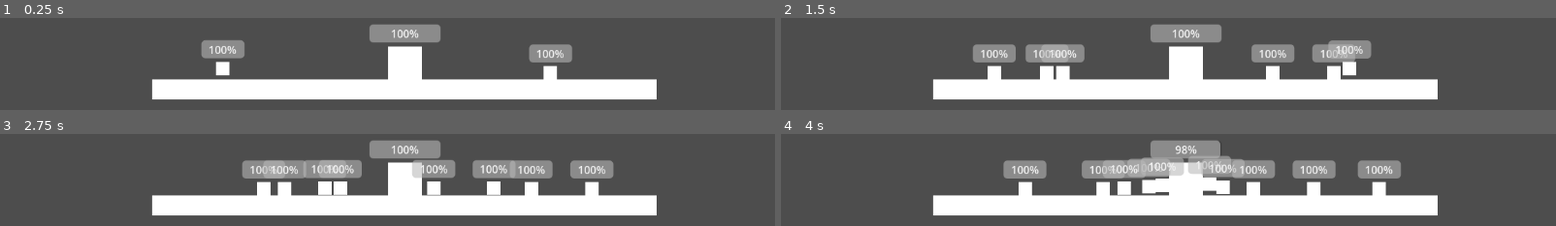
Above: before the commit, frames 1-4 (two rows, left to right).
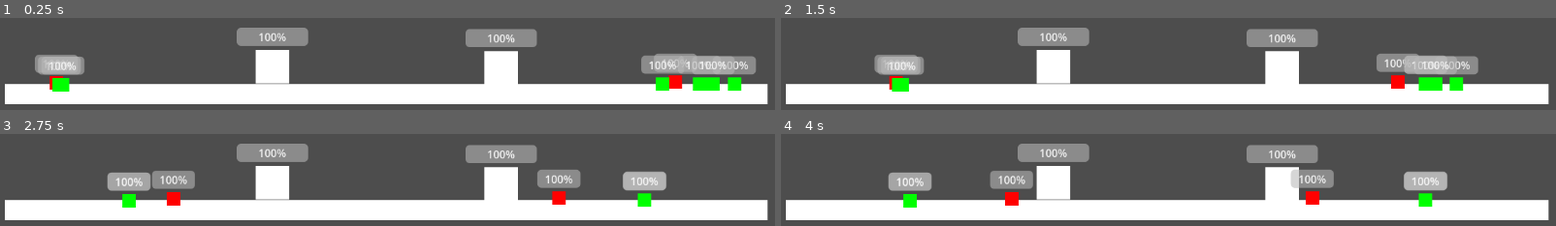
Above: after the commit, the same moments.

Repository: LeonardoSeijiNakayama/DACC_Station2-G1
Game: Godot game, scene res://enemies/enemy_test_world.tscn
Two runs of this game, one before a commit and one after it. Both use one fixed random seed, a clock stepped at 60 frames per second and the inputs below. This scene is started directly instead of the project's main scene.
Inputs (mouse positions are in pixels of both pictures, inside the frame that each line leads up to):
- Up to frame 1 (0.25 s): no input
- Up to frame 2 (1.5 s): tap Enter (ui_accept) at 0.5, 0.77 s; move the mouse to (outside the picture) at 0.52 s; move the mouse to (outside the picture) at 1.27 s
- Up to frame 3 (2.75 s): tap Enter (ui_accept) at 1.52 s; move the mouse to (outside the picture) at 2.02 s
- Up to frame 4 (4 s): move the mouse to (outside the picture) at 2.77 s; tap Enter (ui_accept) at 3.02, 3.77 s; move the mouse to (outside the picture) at 3.52 s

The runs differ from the first frame. In frame 1, 32% of the frame differs, in the area x 0-100%, y 7-94%; in frame 2, 33%; in frame 3, 34%; in frame 4, 37%.

Commit message:
Implementei melhorias no sistema de spawn

Diff:
--- a/enemies/BaseHealth.gd
+++ b/enemies/BaseHealth.gd
@@ -1,7 +1,7 @@
 extends Node
 class_name BaseHealth
 
-@export var MAXIMUM_HEALTH = 100.0
+@export var MAXIMUM_HEALTH = 1000000.0
 @export var CURRENT_HEALTH = MAXIMUM_HEALTH
 @onready var _health_bar:ProgressBar = $"../HealthBar"
 @onready var _base:StaticBody2D = $".."
--- a/enemies/EnemyAttack.gd
+++ b/enemies/EnemyAttack.gd
@@ -1,34 +1,48 @@
 extends Node
+class_name  EnemyAttack
 
-@onready var _attack_range = $"../AttackArea"
-@onready var _attack_timer = $AttackTimer
+@onready var _melee_attack_range = $"../AttackAreaMelee"
+@onready var _melee_attack_timer = $MeleeAttackTimer
+@onready var _ranged_attack_range = $"../AttackAreaRanged"
+@onready var _ranged_attack_timer = $RangedAttackTimer
+@onready var _skin:MeshInstance2D = $"../MeshInstance2D"
 
+var type = 1
 var base_in_range = false
 var base_ref:StaticBody2D = null
 
+
 func _ready() -> void:
-	pass
+	match type:
+		1:
+			_melee_attack_range.monitoring = true
+			_melee_attack_range.monitorable = true
+			_ranged_attack_range.monitoring = false
+			_ranged_attack_range.monitorable = false
+			_skin.modulate = Color(1.0, 0.0, 0.0, 1.0)
+		2:
+			_melee_attack_range.monitoring = false
+			_melee_attack_range.monitorable = false
+			_ranged_attack_range.monitoring = true
+			_ranged_attack_range.monitorable = true
+			_skin.modulate = Color(0.0, 1.0, 0.0, 1.0)
 
 
-func _process(delta: float) -> void:
-	pass
 
 
 func _on_attack_area_body_entered(body: Node2D) -> void:
 	if body.is_in_group("Base"):
 		base_in_range = true
 		base_ref = body
-		if _attack_timer.is_stopped():
-			_attack_timer.start()
-	pass
+		if _melee_attack_timer.is_stopped():
+			_melee_attack_timer.start()
 
 
 func _on_attack_area_body_exited(body: Node2D) -> void:
 	if body.is_in_group("Base"):
 		base_in_range = false
 		base_ref = null
-		_attack_timer.stop()
-	pass
+		_melee_attack_timer.stop()
 
 
 
@@ -37,12 +51,34 @@
 	if base_in_range and is_instance_valid(base_ref):
 		attack()
 
-	pass
-
 
 
 func attack()->void:
 	var base_health:BaseHealth = base_ref.get_node("Health")
 	if base_health:
 		base_health.take_damage(2.0)
-	pass
+
+
+func _on_attack_area_ranged_body_entered(body: Node2D) -> void:
+	if body.is_in_group("Base"):
+		base_in_range = true
+		base_ref = body
+		if _ranged_attack_timer.is_stopped():
+			_ranged_attack_timer.start()
+
+
+func _on_attack_area_ranged_body_exited(body: Node2D) -> void:
+	if body.is_in_group("Base"):
+		base_in_range = false
+		base_ref = null
+		_ranged_attack_timer.stop()
+
+
+func ranged_attack()->void:
+	var base_health:BaseHealth = base_ref.get_node("Health")
+	if base_health:
+		base_health.take_damage(1.0)
+
+func _on_ranged_attack_timer_timeout() -> void:
+	if base_in_range and is_instance_valid(base_ref):
+		ranged_attack()
--- a/enemies/EnemyMovement.gd
+++ b/enemies/EnemyMovement.gd
@@ -1,34 +1,48 @@
 extends Node
 class_name EnemyMovement
 
+
 @onready var _enemy:CharacterBody2D = $".."
 @onready var _world:Node2D = _enemy.get_parent()
-@onready var _attack_area:Area2D = $"../AttackArea"
+@onready var _melee_attack_area:Area2D = $"../AttackAreaMelee"
+@onready var _ranged_attack_area:Area2D = $"../AttackAreaRanged"
+@onready var _attack:EnemyAttack = $"../Attack"
+@onready var _collision:CollisionShape2D = $"../CollisionShape2D"
 
 var base:StaticBody2D = null
+var target = "Base"
+var timer = 6.0
 
-const GRAVITY = -50.0
 const SPEED = 70.0
 
 func _ready() -> void:
-	base = _world.get_node("Base")
+	base = _world.get_node(target)
+	_collision.disabled = true
 	pass
 
 
 func _process(delta: float) -> void:
+
+	if timer>=0.0:
+		timer-=delta
+	if timer<=0.0:
+		_enemy.queue_free()
+
 	var direction
-	if not _enemy.is_on_floor():
-		_enemy.velocity.y -= GRAVITY*delta
-	else:
-		_enemy.velocity.y = 0.0
-		if base:
-			direction = _enemy.global_position.direction_to(base.global_position)
-			_enemy.velocity = direction*SPEED
+	_enemy.velocity.y = 0.0
+	if base and not _attack.base_in_range:
+		direction = _enemy.global_position.direction_to(base.global_position)
+		_enemy.velocity = direction*SPEED
+	if _attack.base_in_range:
+		_enemy.velocity = Vector2(0.0,_enemy.velocity.y)
+
+	_enemy.velocity.y = 0.0
 
 	_enemy.move_and_slide()
 
 	if direction:
 		if direction.x < 0:
-			_attack_area.position.x = -31.0
+			_melee_attack_area.position.x = -31.0
+			_ranged_attack_area.position.x = -200.0
 		elif direction.x > 0:
-			_attack_area.position.x = 0.0
+			_melee_attack_area.position.x = 0.0
--- /dev/null
+++ b/enemies/SpawnArea.gd
@@ -0,0 +1,4 @@
+extends Area2D
+class_name SpawnArea
+@export_enum("Base1", "Base2") var target = "Base1"
+@export var quantity:int = 5.0
--- a/enemies/SpawnEnemies.gd
+++ b/enemies/SpawnEnemies.gd
@@ -2,50 +2,83 @@
 
 @onready var _enemy_scene = preload("res://enemies/enemy.tscn")
 @onready var _collision_shape = $"../CollisionShape2D"
-@onready var _spawn_area = $".."
+@onready var _collision_shape2 = $"../CollisionShape2D2"
+@onready var _spawn_area:SpawnArea = $".."
 @onready var _world = _spawn_area.get_parent()
-@onready var _base = _world.get_node("Base")
-@export var quantity = 5
+@onready var _base = _world.get_node(_spawn_area.target)
 
-var enemies:Array
+var enemies:Array[CharacterBody2D] = []
 var horde = 1
-const spawn_delay = 0.7
-var spawn_cd = 0.0
 var can_spawn = true
+var total_count = 0
+var melee_total = 1*horde
+var melee_count = 0
+var ranged_total
+var ranged_count = 0
+var change_spawn_area = false
 
 func _ready() -> void:
+	ranged_total = _spawn_area.quantity*horde - melee_total
 	pass
 
 
 func _process(delta: float) -> void:
-	if spawn_cd > 0.0:
-		spawn_cd -= delta
-		return
+
+	if total_count == _spawn_area.quantity*horde:
+		can_spawn = false
+		horde += 1
+		melee_count = 0
+		ranged_count = 0
+		melee_total = 1*horde
+		ranged_total = _spawn_area.quantity*horde - melee_total
+
+	if can_spawn and _base:
+		spawn_enemy()
 
 	if enemies.is_empty():
 		can_spawn = true
-
-	if enemies.size() == quantity:
-		can_spawn = false
-
-	if can_spawn and _base:
-		spawn_enemy()
-		spawn_cd = spawn_delay
-
-
+		total_count = 0
 
 
 func spawn_enemy():
 	var enemy:CharacterBody2D = _enemy_scene.instantiate()
+	var attack:EnemyAttack = enemy.get_node("Attack")
+	var movement:EnemyMovement = enemy.get_node("Movement")
+
+	movement.target = _spawn_area.target
+
+	if melee_count<melee_total:
+		melee_count+=1
+		attack.type = 1
+	elif melee_count==melee_total and ranged_count<ranged_total:
+		ranged_count+=1
+		attack.type = 2
+
+	total_count += 1
 	enemies.append(enemy)
 
 	_world.add_child(enemy)
+
+	enemy.tree_exited.connect(func():
+		enemies.erase(enemy)
+	)
+
 	enemy.global_position = get_random_point_in_area()
 
 
 func get_random_point_in_area()->Vector2:
-	var rect:Rect2 = _collision_shape.shape.get_rect()
+	var shape_node:CollisionShape2D
+	if change_spawn_area:
+		print("um")
+		shape_node = _collision_shape
+		change_spawn_area = true
+	else:
+		print("dois")
+		shape_node = _collision_shape2
+		change_spawn_area = true
+
+	var rect:Rect2 = shape_node.shape.get_rect()
 	var x = randf_range(rect.position.x, rect.position.x + rect.size.x)
 	var y = randf_range(rect.position.y, rect.position.y + rect.size.y)
 
-	return _spawn_area.to_global(Vector2(x, y))
+	return shape_node.to_global(Vector2(x, y))
--- a/enemies/enemy.tscn
+++ b/enemies/enemy.tscn
@@ -5,11 +5,15 @@
 [ext_resource type="Script" uid="uid://b16gdauwql6ti" path="res://enemies/EnemyAttack.gd" id="3_orwns"]
 
 [sub_resource type="RectangleShape2D" id="RectangleShape2D_x4ssu"]
+size = Vector2(16, 16)
 
 [sub_resource type="BoxMesh" id="BoxMesh_fw1ev"]
 
 [sub_resource type="RectangleShape2D" id="RectangleShape2D_orwns"]
-size = Vector2(11, 20)
+size = Vector2(11, 16)
+
+[sub_resource type="RectangleShape2D" id="RectangleShape2D_a6vjd"]
+size = Vector2(180, 16)
 
 [node name="CharacterBody2D" type="CharacterBody2D" unique_id=1836912193]
 
@@ -22,7 +26,9 @@
 [node name="Attack" type="Node" parent="." unique_id=162436927]
 script = ExtResource("3_orwns")
 
-[node name="AttackTimer" type="Timer" parent="Attack" unique_id=285648390]
+[node name="MeleeAttackTimer" type="Timer" parent="Attack" unique_id=285648390]
+
+[node name="RangedAttackTimer" type="Timer" parent="Attack" unique_id=162326861]
 
 [node name="CollisionShape2D" type="CollisionShape2D" parent="." unique_id=99620509]
 shape = SubResource("RectangleShape2D_x4ssu")
@@ -38,12 +44,21 @@
 offset_right = 32.0
 offset_bottom = -15.0
 
-[node name="AttackArea" type="Area2D" parent="." unique_id=1959887696]
+[node name="AttackAreaMelee" type="Area2D" parent="." unique_id=1959887696]
 
-[node name="CollisionShape2D" type="CollisionShape2D" parent="AttackArea" unique_id=1048667908]
+[node name="CollisionShape2D" type="CollisionShape2D" parent="AttackAreaMelee" unique_id=1048667908]
 position = Vector2(15.5, 0)
 shape = SubResource("RectangleShape2D_orwns")
 
-[connection signal="timeout" from="Attack/AttackTimer" to="Attack" method="_on_attack_timer_timeout"]
-[connection signal="body_entered" from="AttackArea" to="Attack" method="_on_attack_area_body_entered"]
-[connection signal="body_exited" from="AttackArea" to="Attack" method="_on_attack_area_body_exited"]
+[node name="AttackAreaRanged" type="Area2D" parent="." unique_id=1138318296]
+
+[node name="CollisionShape2D" type="CollisionShape2D" parent="AttackAreaRanged" unique_id=264125210]
+position = Vector2(100, 0)
+shape = SubResource("RectangleShape2D_a6vjd")
+
+[connection signal="timeout" from="Attack/MeleeAttackTimer" to="Attack" method="_on_attack_timer_timeout"]
+[connection signal="timeout" from="Attack/RangedAttackTimer" to="Attack" method="_on_ranged_attack_timer_timeout"]
+[connection signal="body_entered" from="AttackAreaMelee" to="Attack" method="_on_attack_area_body_entered"]
+[connection signal="body_exited" from="AttackAreaMelee" to="Attack" method="_on_attack_area_body_exited"]
+[connection signal="body_entered" from="AttackAreaRanged" to="Attack" method="_on_attack_area_ranged_body_entered"]
+[connection signal="body_exited" from="AttackAreaRanged" to="Attack" method="_on_attack_area_ranged_body_exited"]
--- a/enemies/enemy_test_world.tscn
+++ b/enemies/enemy_test_world.tscn
@@ -7,7 +7,7 @@
 [node name="EnemyTestWorld" type="Node2D" unique_id=1633374563]
 
 [node name="StaticBody2D" parent="." unique_id=558945616 instance=ExtResource("1_vergw")]
-position = Vector2(601, 616)
+position = Vector2(574, 623)
 
 [node name="Camera2D" type="Camera2D" parent="." unique_id=1803196305]
 position = Vector2(583, 329)
@@ -16,11 +16,16 @@
 limit_right = 1152
 limit_bottom = 648
 
-[node name="Base" parent="." unique_id=1106712333 instance=ExtResource("3_cw4r5")]
-position = Vector2(602, 577)
+[node name="Base1" parent="." unique_id=1106712333 instance=ExtResource("3_cw4r5")]
+position = Vector2(405, 582)
+
+[node name="Base2" parent="." unique_id=440686924 instance=ExtResource("3_cw4r5")]
+position = Vector2(745, 584)
+
+[node name="SpawnArea2" parent="." unique_id=612631048 instance=ExtResource("3_ovyau")]
+position = Vector2(107, 609)
+quantity = 3
 
 [node name="SpawnArea" parent="." unique_id=283799282 instance=ExtResource("3_ovyau")]
-position = Vector2(873, 588)
-
-[node name="SpawnArea2" parent="." unique_id=612631048 instance=ExtResource("3_ovyau")]
-position = Vector2(352, 589)
+position = Vector2(1041, 608)
+target = "Base2"
--- a/enemies/ground.tscn
+++ b/enemies/ground.tscn
@@ -4,11 +4,13 @@
 size = Vector3(750, 30, 1)
 
 [sub_resource type="RectangleShape2D" id="RectangleShape2D_lthgo"]
-size = Vector2(750, 30)
+size = Vector2(1134, 30)
 
 [node name="StaticBody2D" type="StaticBody2D" unique_id=558945616]
 
 [node name="MeshInstance2D" type="MeshInstance2D" parent="." unique_id=985448995]
+position = Vector2(2.6881695e-05, 9.536743e-07)
+scale = Vector2(1.5120001, 1)
 mesh = SubResource("BoxMesh_u4by8")
 
 [node name="CollisionShape2D" type="CollisionShape2D" parent="." unique_id=1613024298]
--- a/enemies/spawn_area.tscn
+++ b/enemies/spawn_area.tscn
@@ -1,14 +1,23 @@
 [gd_scene format=3 uid="uid://o0qiygv22si4"]
 
+[ext_resource type="Script" uid="uid://kvpris0cuand" path="res://enemies/SpawnArea.gd" id="1_7wuls"]
 [ext_resource type="Script" uid="uid://bcydr71mfewob" path="res://enemies/SpawnEnemies.gd" id="1_tt2dt"]
 
 [sub_resource type="RectangleShape2D" id="RectangleShape2D_3wmkr"]
-size = Vector2(200, 20)
+size = Vector2(200, 1)
+
+[sub_resource type="RectangleShape2D" id="RectangleShape2D_7wuls"]
+size = Vector2(200, 1)
 
 [node name="SpawnArea" type="Area2D" unique_id=283799282]
+script = ExtResource("1_7wuls")
 
 [node name="SpawnEnemies" type="Node" parent="." unique_id=288021336]
 script = ExtResource("1_tt2dt")
 
 [node name="CollisionShape2D" type="CollisionShape2D" parent="." unique_id=2045542664]
 shape = SubResource("RectangleShape2D_3wmkr")
+
+[node name="CollisionShape2D2" type="CollisionShape2D" parent="." unique_id=1539546269]
+position = Vector2(0, -3)
+shape = SubResource("RectangleShape2D_7wuls")
Not shown, added: enemies/SpawnArea.gd.uid
